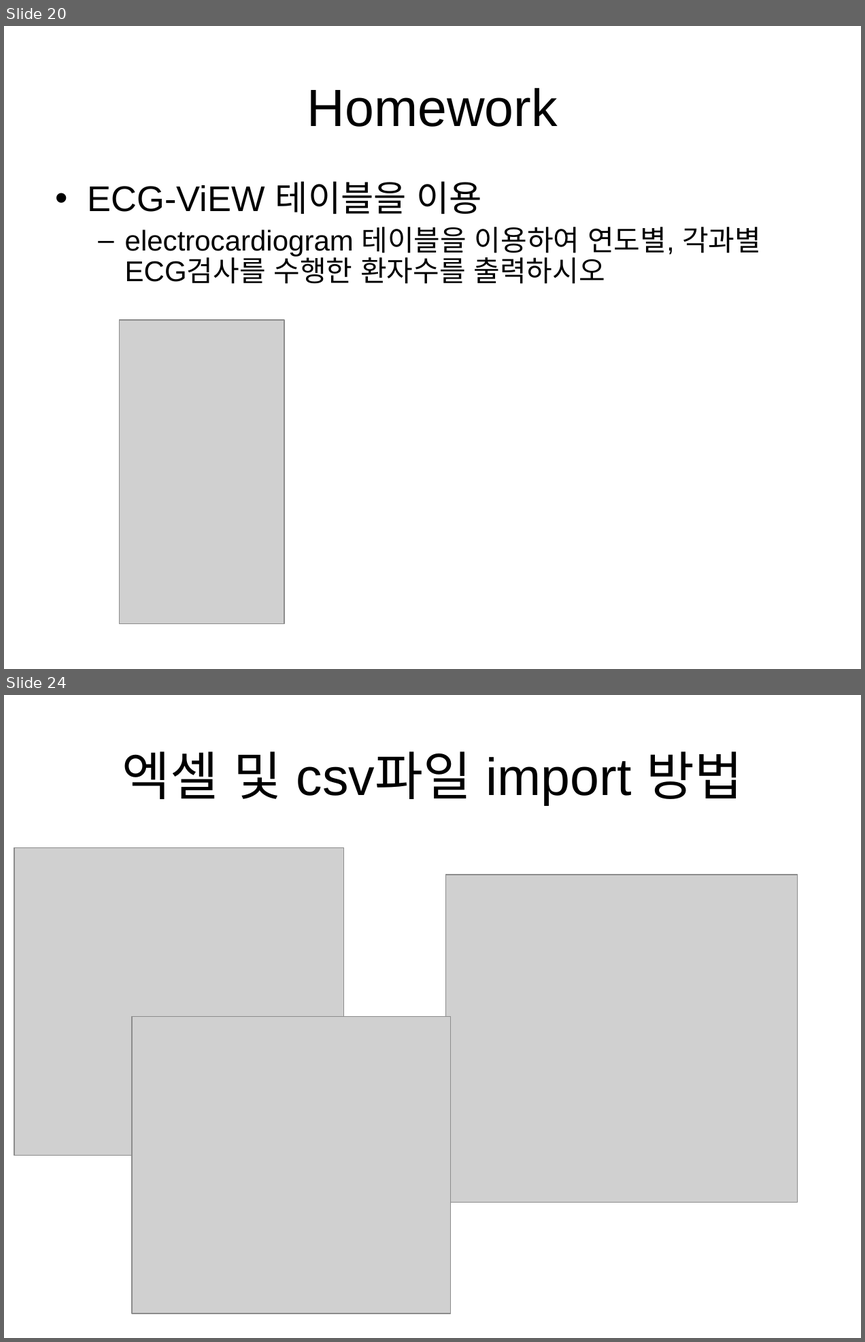
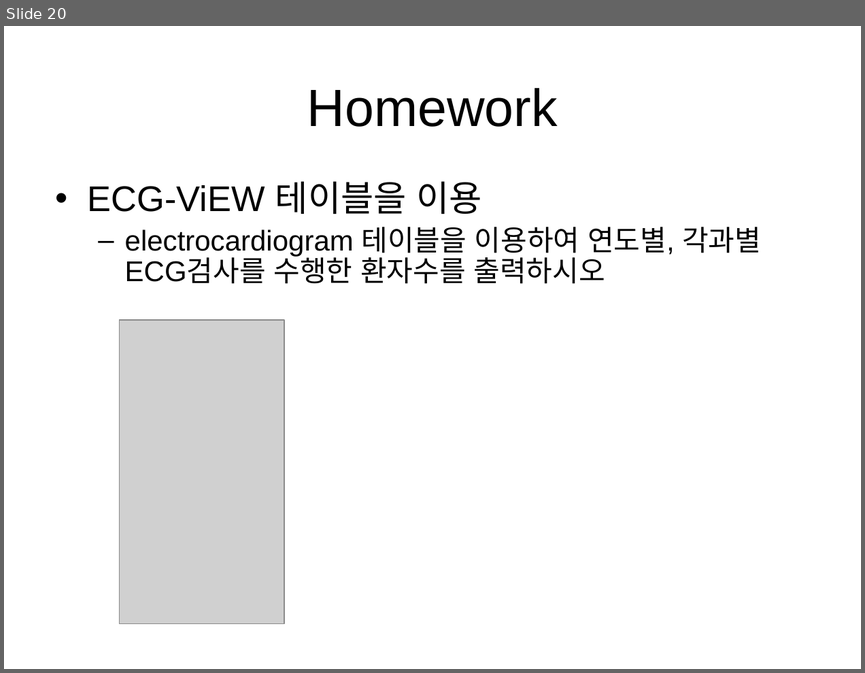
Before and after one commit to ManYoungPark/cpbmi2018, a slide deck: CPBMI_pmy_1st_create_insert_select.ppt. Shown one above the other, each under a label of ours: slides 20 and 24 before the commit, slide 20 after it; the slides between them are not shown. The pictures are 865x1342 and 865x673 pixels, drawn with LibreOffice and Linux fonts; fonts in the diff are those of the drawing; grey boxes stand for pictures; background and template pictures are left out. Boxes give left, top, right and bottom in pixels: in the first picture for what was removed or moved away, otherwise in the second. Text is boxed around its words. In the diff, an @@ line names an element or a change of style, - is before the commit and + after.

```diff
--- a/CPBMI_pmy_1st_create_insert_select.ppt
+++ b/CPBMI_pmy_1st_create_insert_select.ppt
@@ slide 24 removed at [4,695,861,1338], background picture (left out) @@
@@ title removed at [122,751,742,805] @@
-엑셀 및 csv파일 import 방법
@@ picture removed at [14,847,344,1155] @@
@@ picture removed at [446,875,798,1202] @@
@@ picture removed at [132,1016,450,1314] @@
```
Also in this commit, not shown: 1 slide changed, 3 other slides removed.
